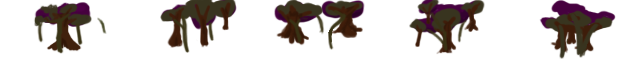
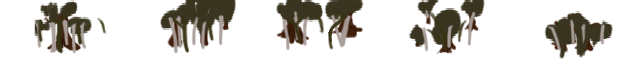
Before/after of a 640 x 64 layered artwork. What changed in the layer stack:
added layer "tree_trunk2" above "tree_leaves1" over (34, 8, 606, 54)
moved "tree_leaves1" above "tree_trunk0", painted on it over (33, 0, 613, 48)
painted on "tree_trunk0" over (327, 5, 339, 11)
hid "tree_leaves0", painted on it over (34, 0, 616, 41)
